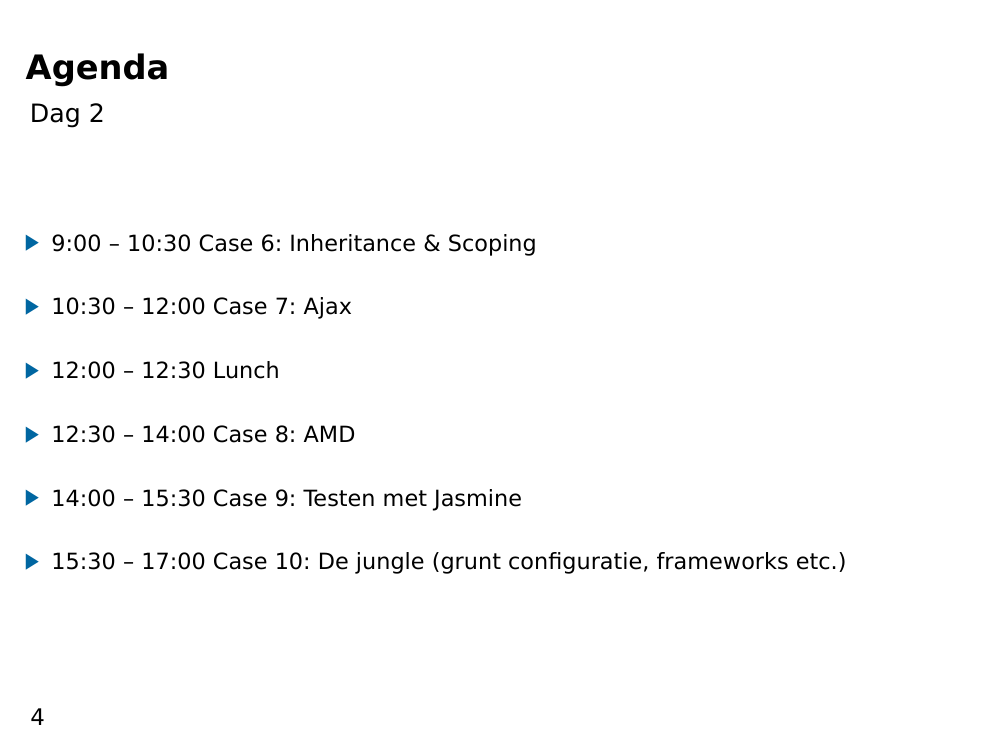
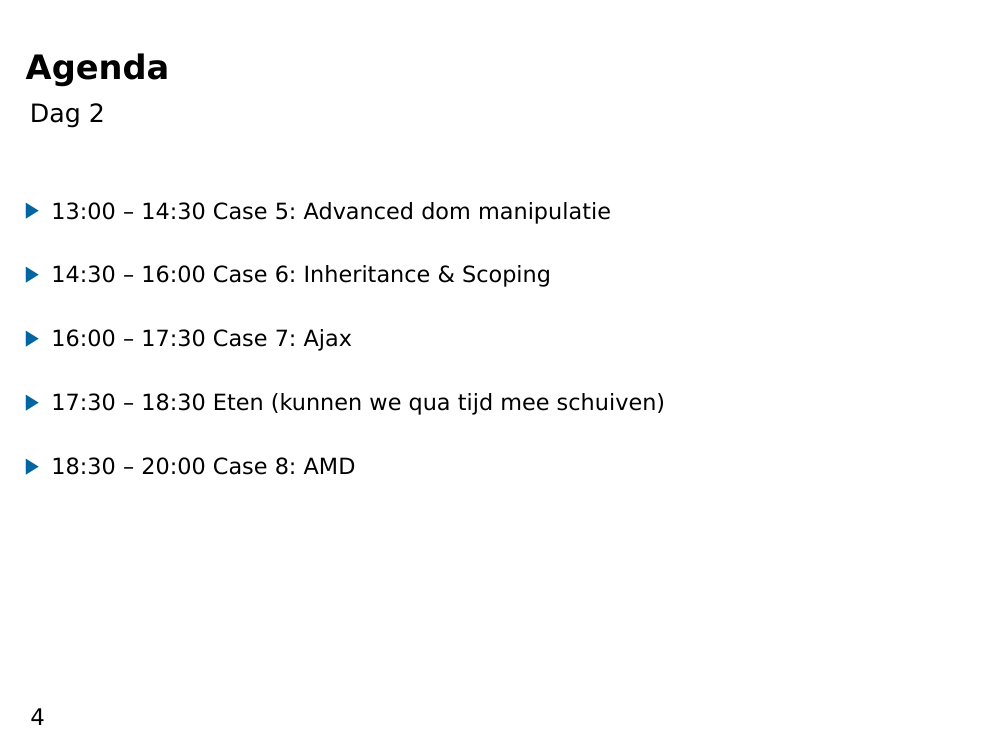
Before and after one commit to pawjanssen/javascript_training, a slide deck: slide 4 of opdrachten/Presentaties/intro_dag_1.odp. Drawn at 1008x756 pixels with LibreOffice and Linux fonts; fonts in the diff are those of the drawing; background and template pictures are left out. Boxes give left, top, right and bottom in pixels: in the first picture for what was removed or moved away, otherwise in the second. Text is boxed around its words. In the diff, an @@ line names an element or a change of style, - is before the commit and + after.

```diff
--- a/opdrachten/Presentaties/intro_dag_1.odp
+++ b/opdrachten/Presentaties/intro_dag_1.odp
@@ text at [51,202,665,475]: text changed @@
-▶ 9:00 – 10:30 Case 6: Inheritance & Scoping
-▶ 10:30 – 12:00 Case 7: Ajax
-▶ 12:00 – 12:30 Lunch
-▶ 12:30 – 14:00 Case 8: AMD
-▶ 14:00 – 15:30 Case 9: Testen met Jasmine
-▶ 15:30 – 17:00 Case 10: De jungle (grunt configuratie, frameworks etc.)
+▶ 13:00 – 14:30 Case 5: Advanced dom manipulatie
+▶ 14:30 – 16:00 Case 6: Inheritance & Scoping
+▶ 16:00 – 17:30 Case 7: Ajax
+▶ 17:30 – 18:30 Eten (kunnen we qua tijd mee schuiven)
+▶ 18:30 – 20:00 Case 8: AMD
```
Also in this commit, not shown: 1 other slide changed, 14 other files.
